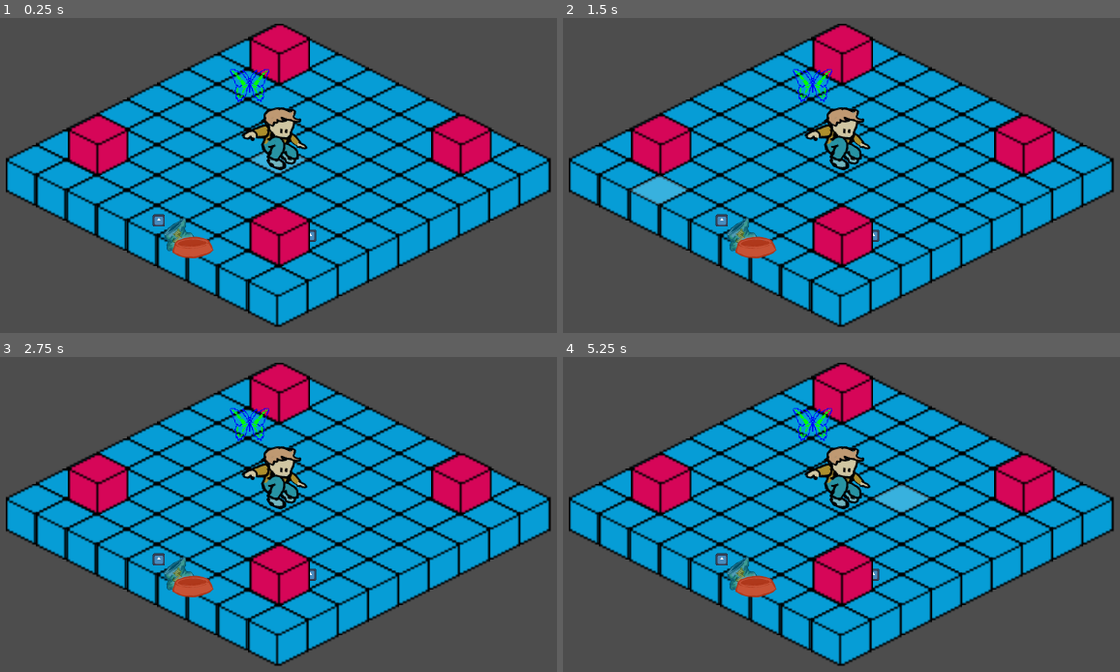
Above: before the commit, frames 1-4 (two rows, left to right).
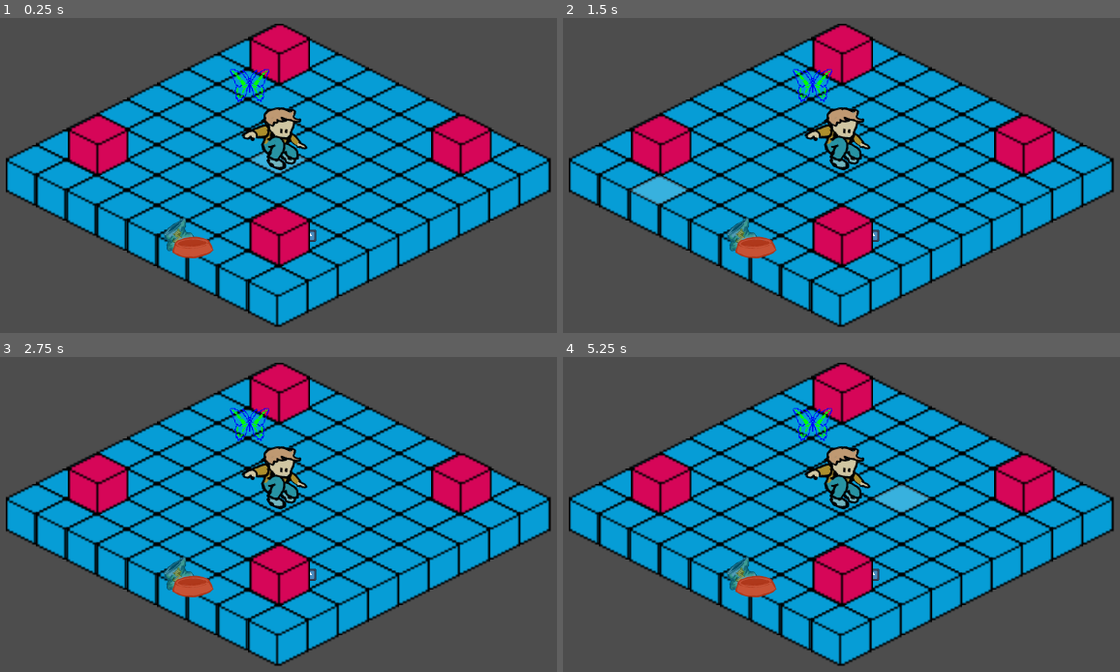
Above: after the commit, the same moments.

Repository: remimorvan/isometric-reverse-heist-simulator-2000
Game: Godot game, scene res://scenes/main.tscn
The game is run twice, just before and just after one commit, with the same random seed, the same clock (stepped at 60 frames per second) and the same inputs. The engine's default icon, where the game draws it, is replaced by a stand-in: a white triangle on a blue panel in a dark square.
Inputs (mouse positions are in pixels of both pictures, inside the frame that each line leads up to):
- Up to frame 1 (0.25 s): no input
- Up to frame 2 (1.5 s): tap Enter at 0.5 s; move the mouse to (1014, 128) at 0.52 s; click (1014, 128) at 0.67 s; tap Space at 1.25 s; move the mouse to (685, 191) at 1.27 s; click (685, 191) at 1.42 s
- Up to frame 3 (2.75 s): tap Enter at 2 s; move the mouse to (356, 366) at 2.02 s; click (356, 366) at 2.17 s
- Up to frame 4 (5.25 s): tap Space at 2.75, 4.25 s; move the mouse to (802, 621) at 2.77 s; click (802, 621) at 2.92 s; tap Enter at 3.5 s; move the mouse to (1075, 590) at 3.52 s; click (1075, 590) at 3.67 s; move the mouse to (613, 407) at 4.27 s; click (613, 407) at 4.42 s; move the mouse to (880, 498) at 5.02 s; click (880, 498) at 5.17 s

The runs differ from the first frame. In frame 1, less than 0.1% of the frame differs, in the area x 27-30%, y 62-67%; in frame 2, less than 0.1%; in frame 3, less than 0.1%; in frame 4, less than 0.1%.

Commit message:
occupied_tiles

Diff:
--- a/scenes/dog_eating_position.tscn
+++ b/scenes/dog_eating_position.tscn
@@ -14,6 +14,7 @@
 y_sort_enabled = true
 
 [node name="Sprite2D" type="Sprite2D" parent="CharacterBody2D"]
+visible = false
 y_sort_enabled = true
 texture = ExtResource("2_ttcep")
 
--- a/scripts/chair.gd
+++ b/scripts/chair.gd
@@ -37,9 +37,8 @@
 	return 2*tile_position-player_position
 
 func is_interactable(player_position: Vector2i) -> bool:
-	var is_adjacent = is_adjacent(player_position)
 	var opposite_tile = get_opposite_tile(player_position)
-	return is_adjacent and game_object_handler.is_tile_valid(opposite_tile) and game_object_handler.is_tile_free(opposite_tile)
+	return is_adjacent(player_position) and game_object_handler.is_tile_valid(opposite_tile) and game_object_handler.is_tile_free(opposite_tile)
 
 func highlight() -> void:
 	#sprite.scale = init_scale*1.4
--- a/scripts/game_object_handler.gd
+++ b/scripts/game_object_handler.gd
@@ -24,14 +24,14 @@
 func occupied_tiles() -> Array:
 	var layer1_tiles = layer1.get_used_cells()
 	var objects = get_children()
-	objects = objects.filter(func(x): x.occupies_space())
+	objects = objects.filter(func(x): return x.occupies_space())
 	return layer1_tiles + objects.map(tile_of_object)
 
 func occupied_tiles_but_obj(obj) -> Array:
 	var layer1_tiles = layer1.get_used_cells()
-	var siblings = []
-	var objects = get_children().filter(
-		func(c): return layer0.local_to_map(c.global_position) != layer0.local_to_map(obj.global_position))
+	var objects = get_children()
+	objects = objects.filter(func(x): return x.occupies_space())
+	objects = objects.filter(func(x): return x != obj)
 	return layer1_tiles + objects.map(tile_of_object)
 
 func is_tile_valid(tile: Vector2i) -> bool:
